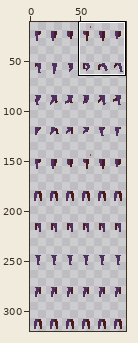
Sprite sheet: assets/character/HumanLegsCombined.png. Above: a wide view before the commit, with the close-up outlined.
Close-up. Earlier state:
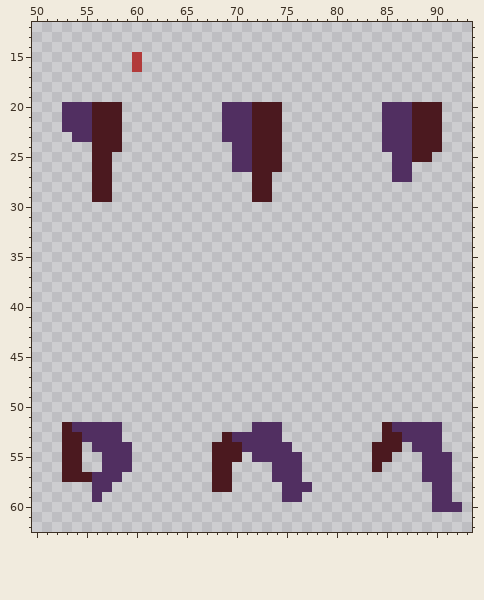
The file is 96x320 pixels. Shown: x 50..93, y 12..62. The wide view leaves out empty margins. The commit also changed other parts of the picture, which this record leaves out.
Once edited:
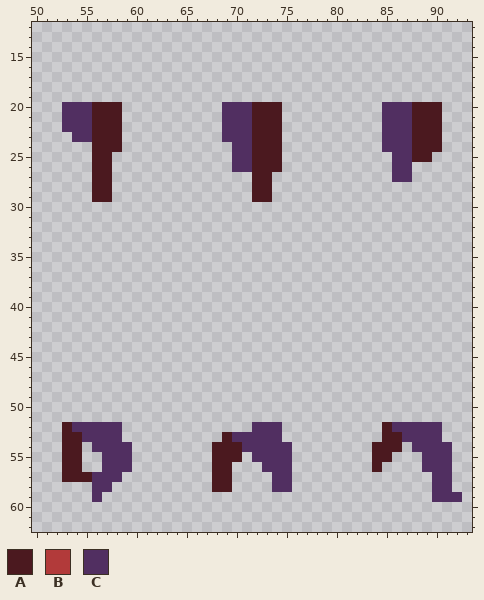
Palette (. is transparent): A #4b191f  B #b23a3a  C #512f61
From old to new:
y 15..16: x 60 B -> .
y 54: x 91 . -> C
y 55: x 76 C -> .
y 56: x 73 . -> C; x 76 C -> .
y 57: x 76 C -> .; x 89 C -> .
y 58: x 74 . -> C; x 76..77 CC -> ..
y 59: x 75..76 CC -> ..; x 92 . -> C
y 60: x 90..92 CCC -> ...
